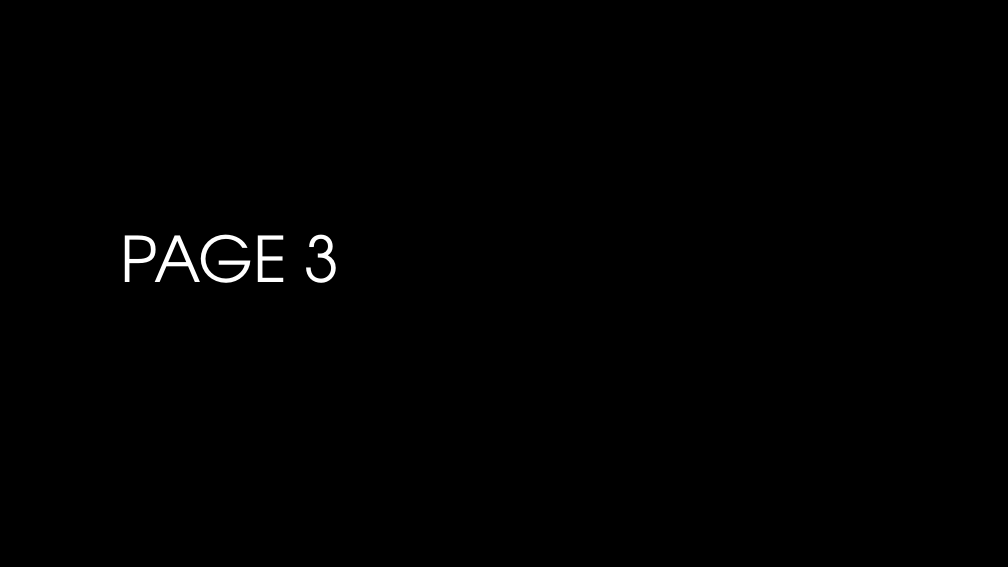
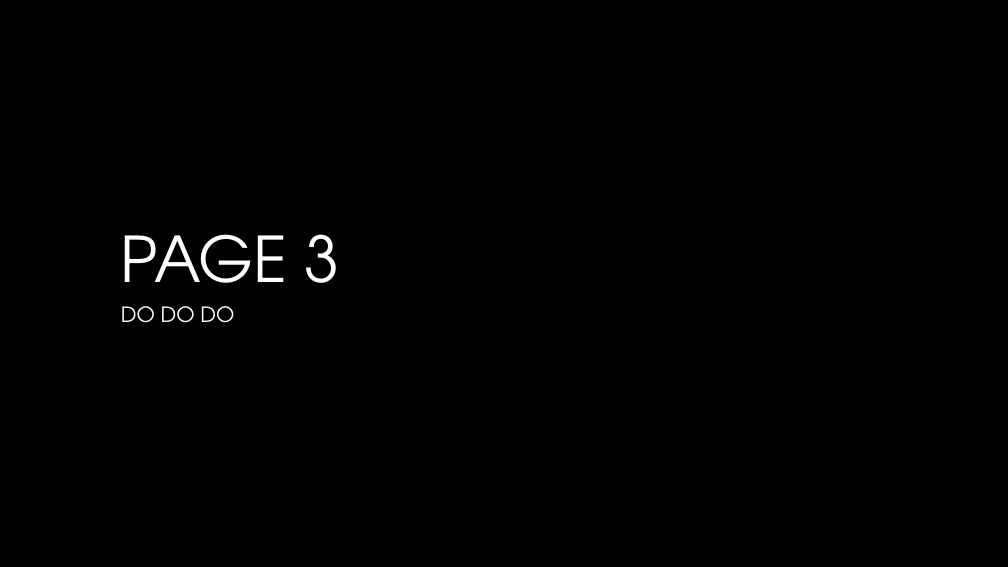
Before and after one commit to Brindley/Test, a slide deck: slide 3 of PowerPoint/PPT Test.pptx. Drawn at 1008x567 pixels with LibreOffice and Linux fonts; fonts in the diff are those of the drawing; background and template pictures are left out. Boxes give left, top, right and bottom in pixels: in the first picture for what was removed or moved away, otherwise in the second. Text is boxed around its words. In the diff, an @@ line names an element or a change of style, - is before the commit and + after.

```diff
--- a/PowerPoint/PPT Test.pptx
+++ b/PowerPoint/PPT Test.pptx
@@ subtitle added at <box>121,306,234,323</box>, 20 pt, text #FFFFFF @@
+DO DO DO
```
Also in this commit, not shown: 1 other slide changed, 1 slide added, 1 slide removed.
